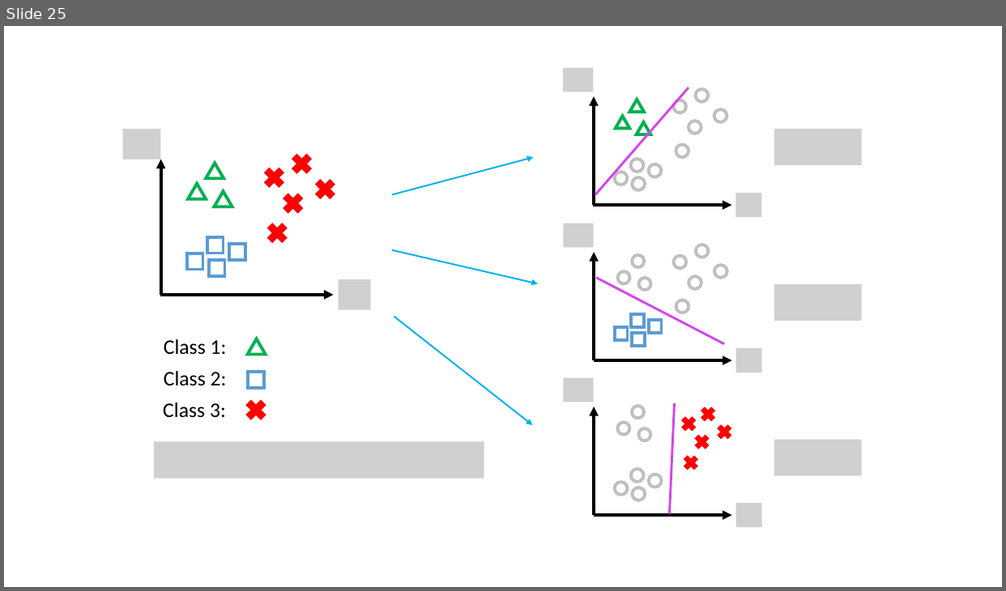
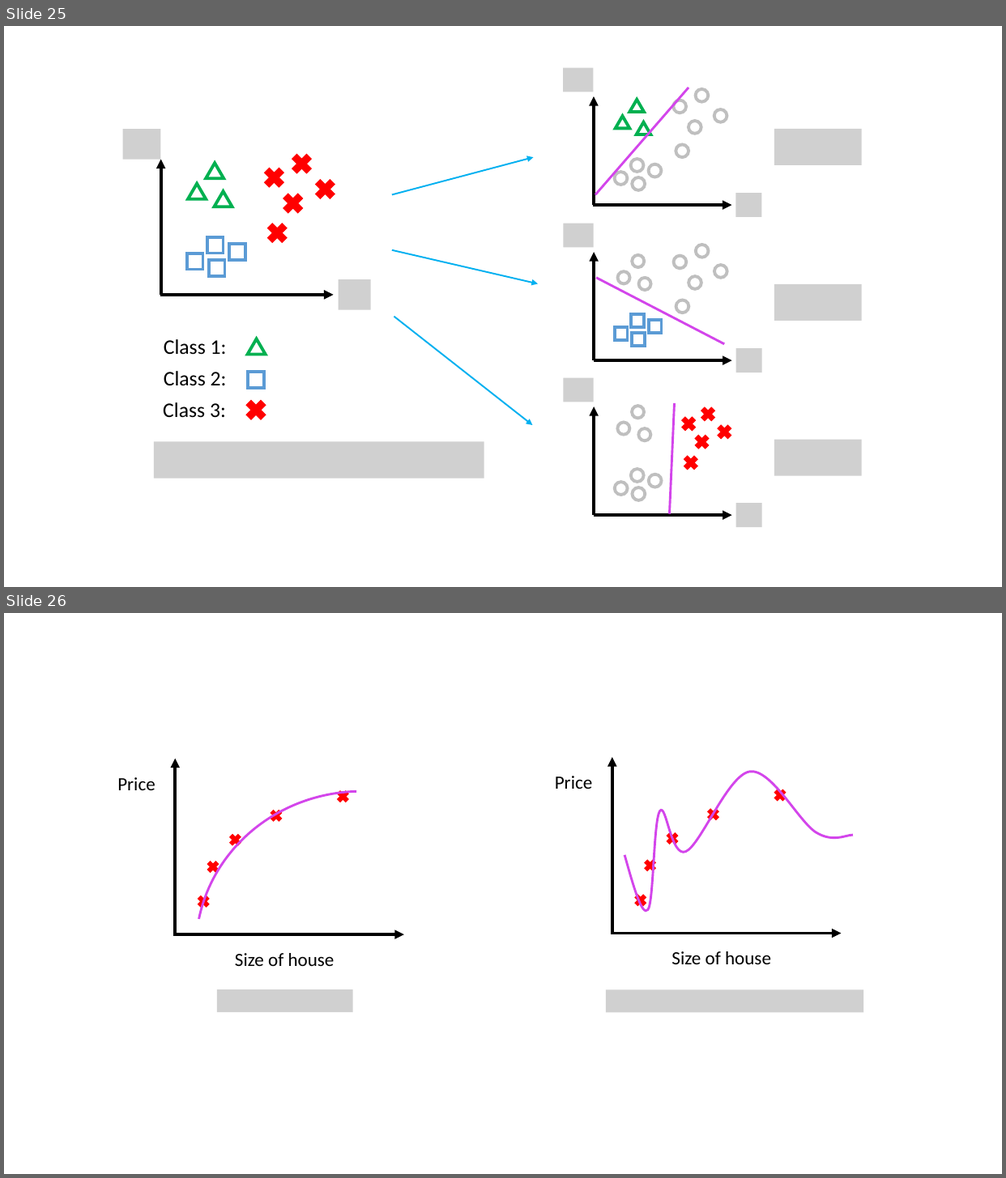
Before and after one commit to tankeryang/tankeryang.github.io, a slide deck: _mysource/演示文稿1.pptx. Shown one above the other, each under a label of ours: slide 25 before the commit, slides 25 and 26 after it. The pictures are 1006x591 and 1006x1178 pixels, drawn with LibreOffice and Linux fonts; fonts in the diff are those of the drawing; grey boxes stand for pictures. Boxes give left, top, right and bottom in pixels: in the first picture for what was removed or moved away, otherwise in the second. Text is boxed around its words. In the diff, an @@ line names an element or a change of style, - is before the commit and + after.

```diff
--- a/_mysource/演示文稿1.pptx
+++ b/_mysource/演示文稿1.pptx
@@ slide 26 added at [4, 613, 1002, 1174], background #FFFFFF @@
@@ group added at [117, 756, 864, 1137]: 10 crosses, 4 arrows, 4 texts, 2 pictures, 1 arc (boxed as its full ellipse), 1 freeform shape @@
+Price
+Size of house
+Price
+Size of house
```
Also in this commit, not shown: 1 other slide added, 11 other files.
